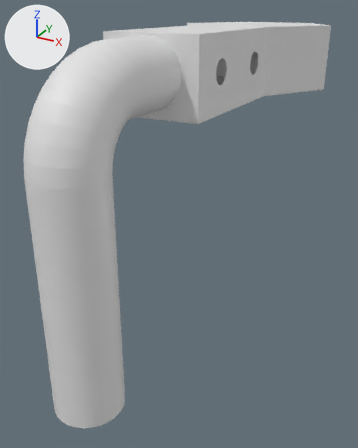
An edit to the Blender file Assets/_Danny/Blend Files/Room_1_Model.blend, drawn before and after from the same camera.
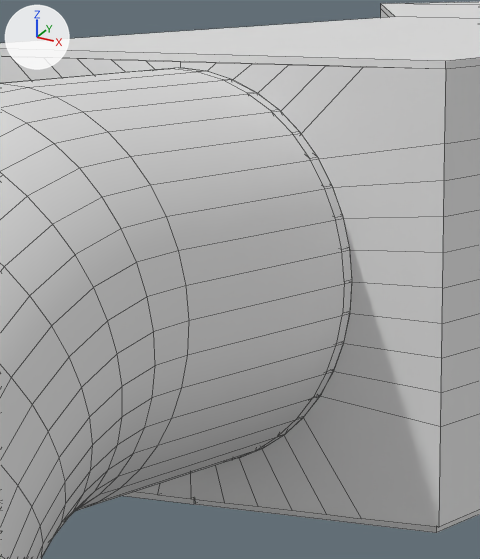
Each version is shown whole from a 50 mm lens placed at (10.15, -26.71, 3.92), pointed at (-0.25, -7.8, -5.54), then close up on the part from 32% to 58% of the width and 5% to 29% of the height. Arrows for +X, +Y and +Z are at upper left; the lights stay in place. The close-ups show mesh edges as thin lines.

The older version as bpy lines, for what is in view:
```python
me_mesh_024 = bpy.data.meshes.new('Mesh.024')
me_mesh_024.from_pydata(...)  # 1040 vertices, 1040 faces; spans x -1.34..1.35, y -16.72..-10.52, z -10.04..2.96
me_mesh_024.materials.append(mat_exittube)  # white #e7e7e7
me_mesh_025 = bpy.data.meshes.new('Mesh.025')
me_mesh_025.from_pydata(...)  # 132 vertices, 121 faces; spans x -1.34..1.34, y -0.06..0.06, z -0.02..1.34
me_mesh_025.materials.append(mat_door)  # white #e7e7e7
me_mesh_026 = bpy.data.meshes.new('Mesh.026')
me_mesh_026.from_pydata(...)  # 132 vertices, 121 faces; spans x -1.34..1.34, y -0.06..0.06, z -1.34..0.02
me_mesh_026.materials.append(mat_door)  # white #e7e7e7
ob_exittube = bpy.data.objects.new('ExitTube', me_mesh_024)
ob_exittube.location = (0.0, 0.0, 0.0)
ob_rounddoorbottom = bpy.data.objects.new('RoundDoorBottom', me_mesh_026)
ob_rounddoorbottom.parent = ob_rounddoor
ob_rounddoorbottom.location = (0.00329, -10.58, 1.615)
ob_rounddoortop = bpy.data.objects.new('RoundDoorTop', me_mesh_025)
ob_rounddoortop.parent = ob_rounddoor
ob_rounddoortop.location = (0.00329, -10.58, 1.615)
# also in view: 'BedroomWalls' at (0.0, -3.53, 1.5); 'Trapdoor2' at (1.0, -6.97, -0.02); 'Roof' at (0.0, -3.53, 3.03)
```
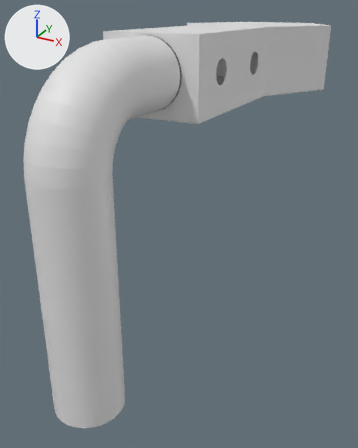
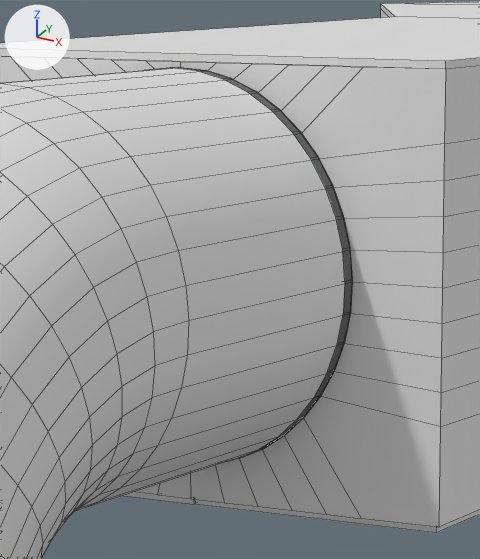
Boxes (x1, y1, x2, y2) around the edits, measured in the close-ups (480 x 559 px):
```json
{"object": "RoundDoorTop", "change": "reshaped", "before": [170, 68, 352, 282], "after": [142, 67, 353, 282]}
{"object": "RoundDoorBottom", "change": "reshaped", "before": [233, 280, 352, 460], "after": [227, 280, 353, 462]}
{"part": 1, "of": "me_mesh_025", "change": "cut back", "before": [195, 71, 325, 188], "after": [142, 68, 345, 282]}
{"part": 2, "of": "me_mesh_025", "change": "recoloured", "before": [170, 68, 352, 282], "after": [160, 67, 353, 282]}
{"part": 3, "of": "me_mesh_026", "change": "cut back", "before": [233, 311, 343, 460], "after": [227, 282, 345, 462]}
{"part": 4, "of": "me_mesh_026", "change": "recoloured", "before": [236, 280, 352, 459], "after": [238, 280, 353, 459]}
```

The change, as JSON lines over the scene's bpy script:
```json
{"op": "add", "block": "mat_rounddoor", "code": ["mat_rounddoor = principled_material('RoundDoor')", "mat_rounddoor.base_color = (0.173, 0.173, 0.173)  # grey #737373", "mat_rounddoor.specular_ior_level = 0.0"]}
{"block": "me_mesh_025", "where": "# used by ob_rounddoortop; parent = ob_rounddoor; location = (0.00329, -10.58, 1.615)"}
{"op": "remove", "block": "me_mesh_025", "code": "me_mesh_025.from_pydata(...)  # 132 vertices, 121 faces; spans x -1.34..1.34, y -0.06..0.06, z -0.02..1.34"}
{"op": "add", "block": "me_mesh_025", "code": "me_mesh_025.from_pydata(...)  # 42 vertices, 23 faces; spans x -1.35..1.35, y -0.06..0.06, z -0.02..1.35"}
{"block": "me_mesh_025", "change": "me_mesh_025 part 1"}
{"block": "me_mesh_025", "change": "90 vertices are removed from x -1.15..1.15, y -0.06..0.06, z -0.01..1.15"}
{"block": "me_mesh_025", "change": "101 faces are deleted"}
{"block": "me_mesh_025", "change": "2 new faces join them, mat_door (white #e7e7e7)"}
{"block": "me_mesh_025", "change": "1 new face joins them, mat_rounddoor (grey #747474)"}
{"block": "me_mesh_025", "change": "me_mesh_025 part 2: 20 faces spanning x -1.35..1.35, y -0.06..0.06, z -0.02..1.35 switch from mat_door (white #e7e7e7) to mat_rounddoor (grey #747474)"}
{"block": "me_mesh_026", "where": "# used by ob_rounddoorbottom; parent = ob_rounddoor; location = (0.00329, -10.58, 1.615)"}
{"op": "remove", "block": "me_mesh_026", "code": "me_mesh_026.from_pydata(...)  # 132 vertices, 121 faces; spans x -1.34..1.34, y -0.06..0.06, z -1.34..0.02"}
{"op": "add", "block": "me_mesh_026", "code": "me_mesh_026.from_pydata(...)  # 42 vertices, 23 faces; spans x -1.35..1.35, y -0.06..0.06, z -1.35..0.02"}
{"block": "me_mesh_026", "change": "me_mesh_026 part 3"}
{"block": "me_mesh_026", "change": "90 vertices are removed from x -1.15..1.15, y -0.06..0.06, z -1.15..0.01"}
{"block": "me_mesh_026", "change": "101 faces are deleted"}
{"block": "me_mesh_026", "change": "2 new faces join them, mat_door (white #e7e7e7)"}
{"block": "me_mesh_026", "change": "1 new face joins them, mat_rounddoor (grey #747474)"}
{"block": "me_mesh_026", "change": "me_mesh_026 part 4: 20 faces spanning x -1.35..1.35, y -0.06..0.06, z -1.35..0.02 switch from mat_door (white #e7e7e7) to mat_rounddoor (grey #747474)"}
```
